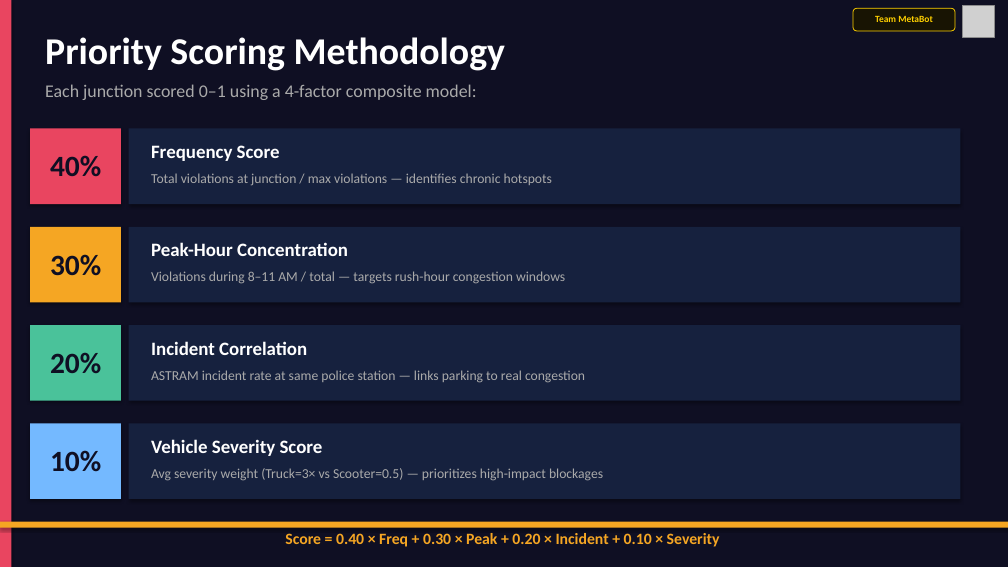
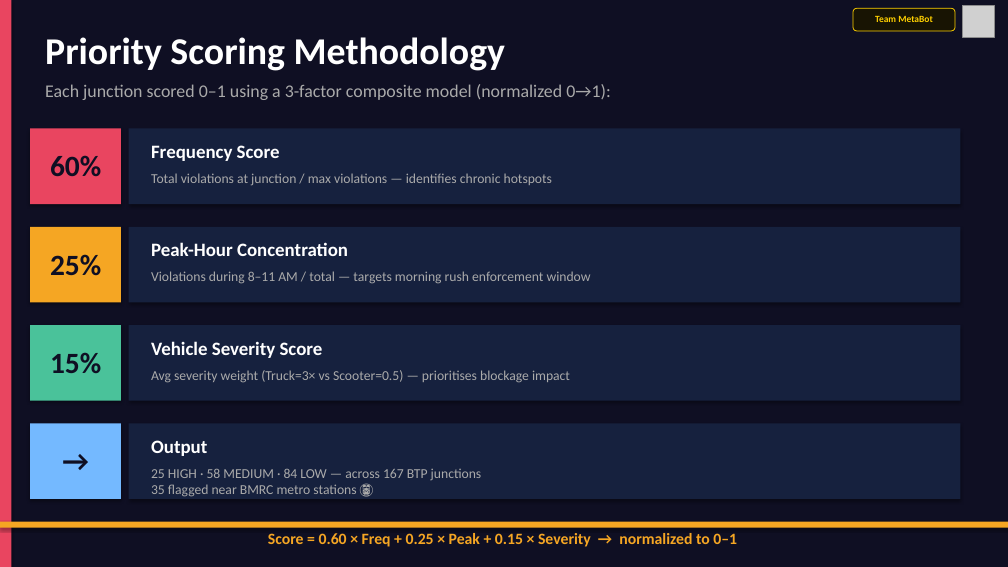
Before and after one commit to lavanya0506/parking, a slide deck: slide 6 of assets/ParkIQ_Presentation.pptx. Drawn at 1008x567 pixels with LibreOffice and Linux fonts; fonts in the diff are those of the drawing; grey boxes stand for pictures. Boxes give left, top, right and bottom in pixels: in the first picture for what was removed or moved away, otherwise in the second. Text is boxed around its words. In the diff, an @@ line names an element or a change of style, - is before the commit and + after.

Commit message:
fix: update presentation — correct all numbers, add 91%/r=0.79/metro findings
Slide 3: 6-tab → 8-tab; Smart Patrol Advisor + Corridor Risk replace old feature boxes
Slide 5: Safina Plaza 15000+ → 5882; r=-0.14 → r=+0.79; '54 stations' → '91% spatial'
Slide 6: Formula 0.40/0.30/0.20/0.10 → 0.60/0.25/0.15; 4th box = output (25 HIGH/58 MED/84 LOW)
Slide 7: Enforcement Optimizer → Smart Enforcement Plan; Sunday 9AM example added
Slide 8: 2000+/week → 65/day; 91%+r=0.79+metro+₹17Cr in impact bullets

```diff
--- a/assets/ParkIQ_Presentation.pptx
+++ b/assets/ParkIQ_Presentation.pptx
@@ text at (45, 84, 611, 100): text changed @@
-Each junction scored 0–1 using a 4-factor composite model:
+Each junction scored 0–1 using a 3-factor composite model (normalized 0→1):
@@ text at (50, 155, 101, 177): text changed @@
-40%
+60%
@@ text at (50, 254, 101, 276): text changed @@
-30%
+25%
@@ text at (151, 271, 591, 284): text changed @@
-Violations during 8–11 AM / total — targets rush-hour congestion windows
+Violations during 8–11 AM / total — targets morning rush enforcement window
@@ text at (50, 352, 101, 373): text changed @@
-20%
+15%
@@ text at (151, 341, 323, 358): text changed @@
-Incident Correlation
+Vehicle Severity Score
@@ text at (151, 370, 570, 383): text changed @@
-ASTRAM incident rate at same police station — links parking to real congestion
+Avg severity weight (Truck=3× vs Scooter=0.5) — prioritises blockage impact
@@ text at (151, 440, 207, 456): text changed @@
-Vehicle Severity Score
+Output
@@ text at (50, 450, 101, 472): text changed @@
-10%
+→
@@ text at (151, 469, 482, 497): text changed @@
-Avg severity weight (Truck=3× vs Scooter=0.5) — prioritizes high-impact blockages
+25 HIGH · 58 MEDIUM · 84 LOW — across 167 BTP junctions
+35 flagged near BMRC metro stations 🚇
@@ text at (268, 533, 737, 547): text changed @@
-Score = 0.40 × Freq + 0.30 × Peak + 0.20 × Incident + 0.10 × Severity
+Score = 0.60 × Freq + 0.25 × Peak + 0.15 × Severity → normalized to 0–1
```
Also in this commit, not shown: 4 other slides changed.
